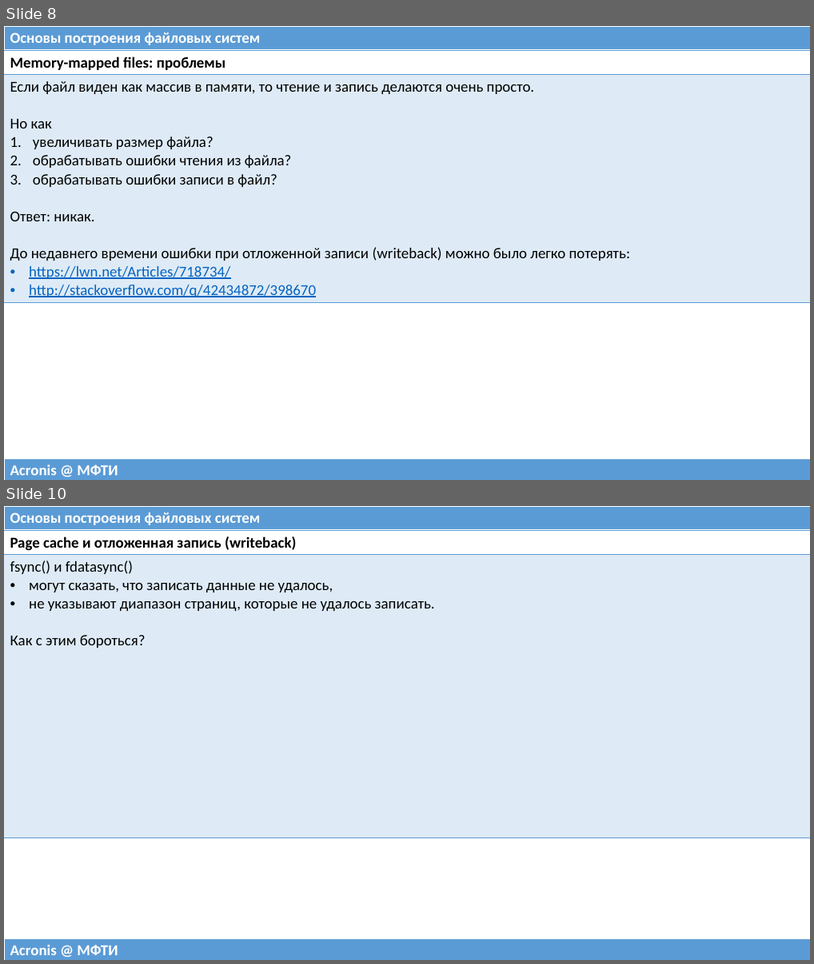
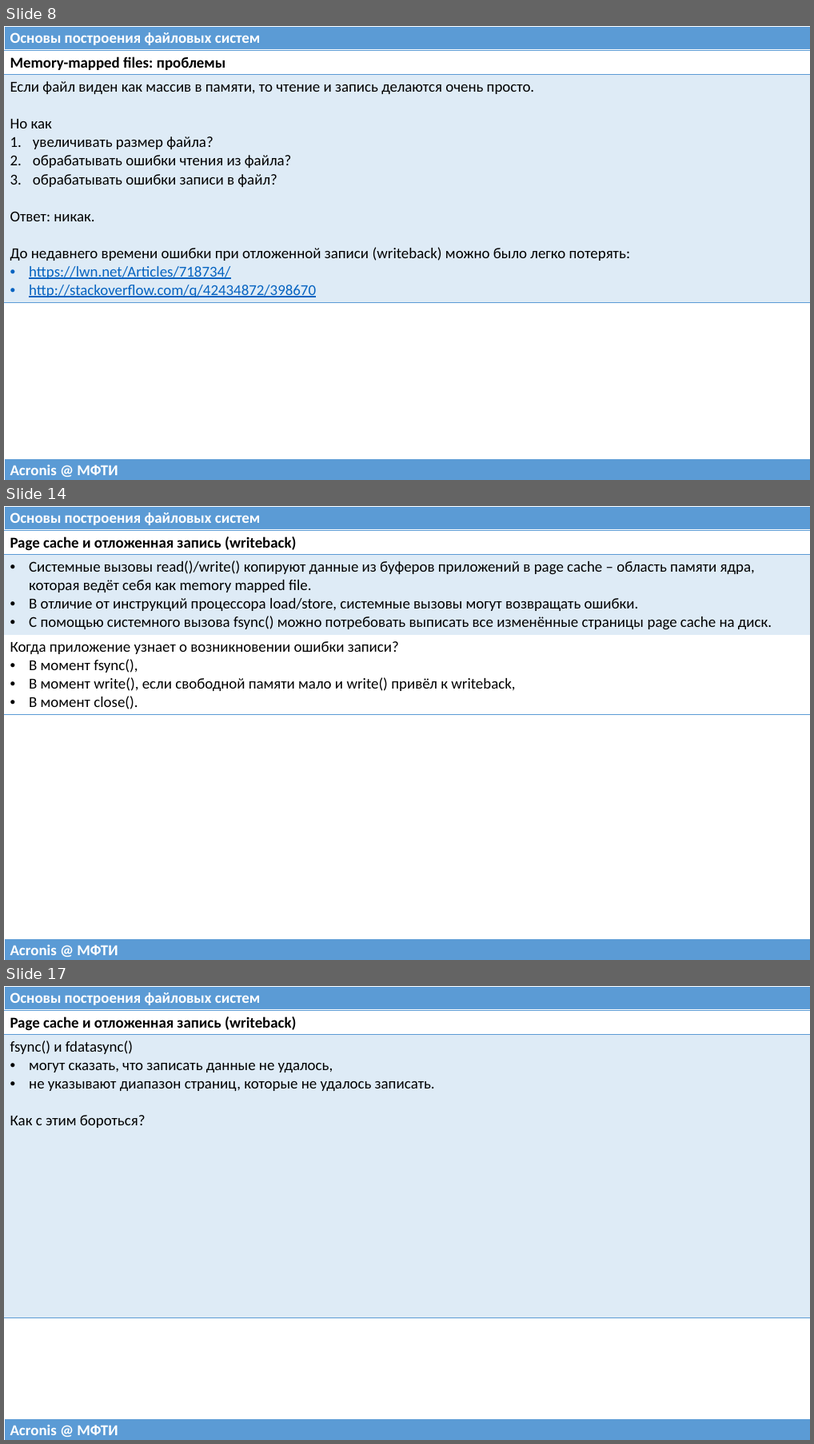
Before and after one commit to 75cc8545e7b021ed280ed0ef99fc7fc4/filesystems-101, a slide deck: talks/src/class02.pptx. Shown one above the other, each under a label of ours: slides 8 and 10 before the commit, slides 8, 14 and 17 after it; the slides between them are not shown. The pictures are 814x964 and 814x1444 pixels, drawn with LibreOffice and Linux fonts; fonts in the diff are those of the drawing. Boxes give left, top, right and bottom in pixels: in the first picture for what was removed or moved away, otherwise in the second. Text is boxed around its words. In the diff, an @@ line names an element or a change of style, - is before the commit and + after.

Commit message:
Updated class02.
Added a section about the page cache, removed slides about DAX.

```diff
--- a/talks/src/class02.pptx
+++ b/talks/src/class02.pptx
@@ slide 14 added at [4,506,810,960], background #FFFFFF @@
@@ table added at [4,506,810,530], 1 rows, 1 columns @@
+Основы построения файловых систем
@@ table added at [4,530,810,712], 3 rows, 1 columns @@
+Page cache и отложенная запись (writeback)
+Системные вызовы read()/write() копируют данные из буферов приложений в page cache – область памяти ядра, которая ведёт себя как memory mapped file. / В отличие от инструкций процессора load/store, системные вызовы могут возвращать ошибки. / С помощью системного вызова fsync() можно потребовать выписать все изменённые страницы page cache на диск.
+Когда приложение узнает о возникновении ошибки записи? / В момент fsync(), / В момент write(), если свободной памяти мало и write() привёл к writeback, / В момент close().
@@ table added at [4,938,810,960], 1 rows, 1 columns @@
+Acronis @ МФТИ
@@ what was slide 10 is now slide 17 @@
```
Also in this commit, not shown: 10 slides changed, 6 other slides added, 1 other file.
